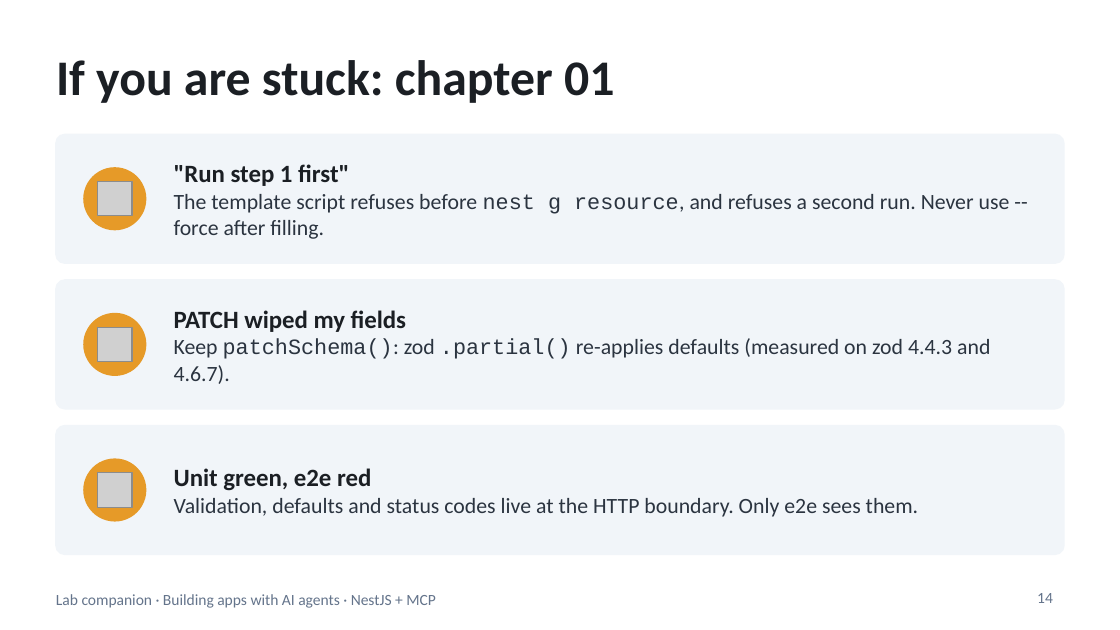
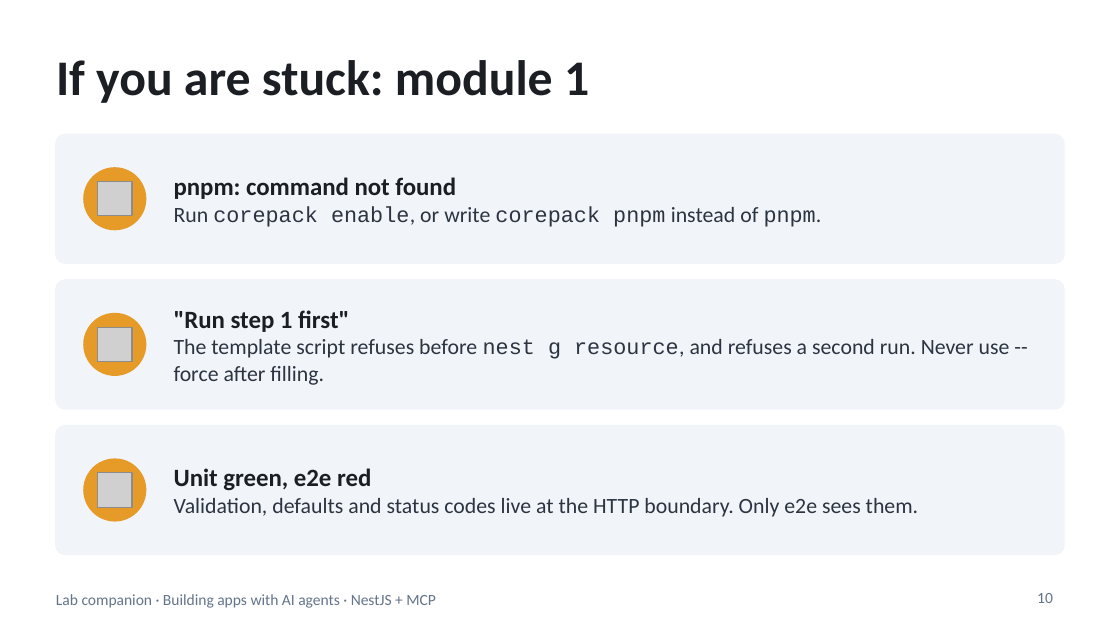
Before and after one commit to blazaga/ai-training-modules, a slide deck: slide 10 of docs/ai-agent-training/slides/lab-companion.pptx (slide 14 before the commit). Drawn at 1120x630 pixels with LibreOffice and Linux fonts; fonts in the diff are those of the drawing; grey boxes stand for pictures. Boxes give left, top, right and bottom in pixels: in the first picture for what was removed or moved away, otherwise in the second. Text is boxed around its words. In the diff, an @@ line names an element or a change of style, - is before the commit and + after.

```diff
--- a/docs/ai-agent-training/slides/lab-companion.pptx
+++ b/docs/ai-agent-training/slides/lab-companion.pptx
@@ title at [56,60,589,103]: text changed @@
-If you are stuck: chapter 01
+If you are stuck: module 1
@@ text at [174,177,822,227]: text changed @@
-"Run step 1 first"
-The template script refuses before nest g resource, and refuses a second run. Never use --force after filling.
+pnpm: command not found
+Run corepack enable, or write corepack pnpm instead of pnpm.
@@ text at [174,310,1010,385]: text changed @@
-PATCH wiped my fields
-Keep patchSchema(): zod .partial() re-applies defaults (measured on zod 4.4.3 and 4.6.7).
+"Run step 1 first"
+The template script refuses before nest g resource, and refuses a second run. Never use --force after filling.
@@ page number at [1037,593,1053,603]: text changed @@
-14
+10
```
Also in this commit, not shown: 28 other slides changed, 16 slides removed, 18 other files.
